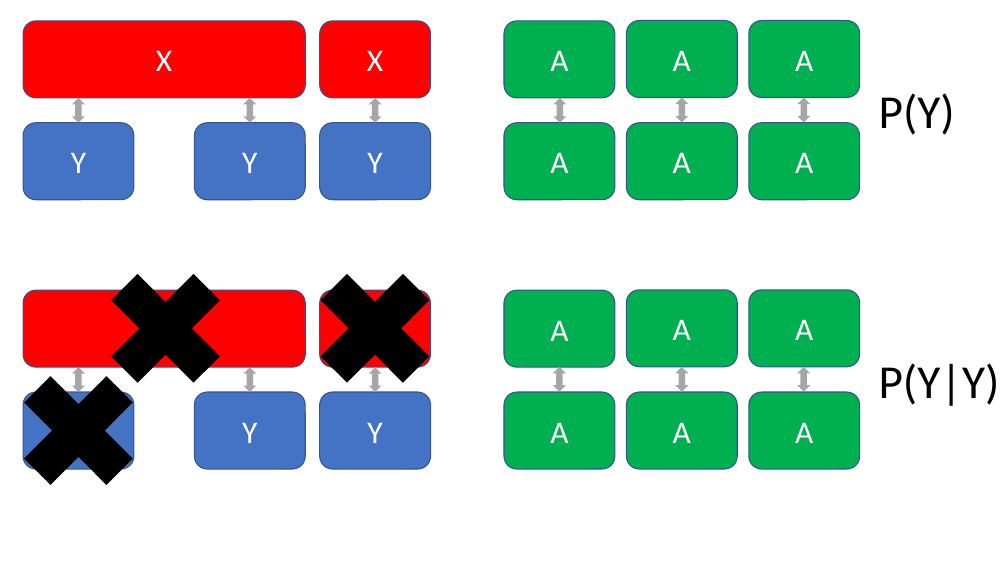
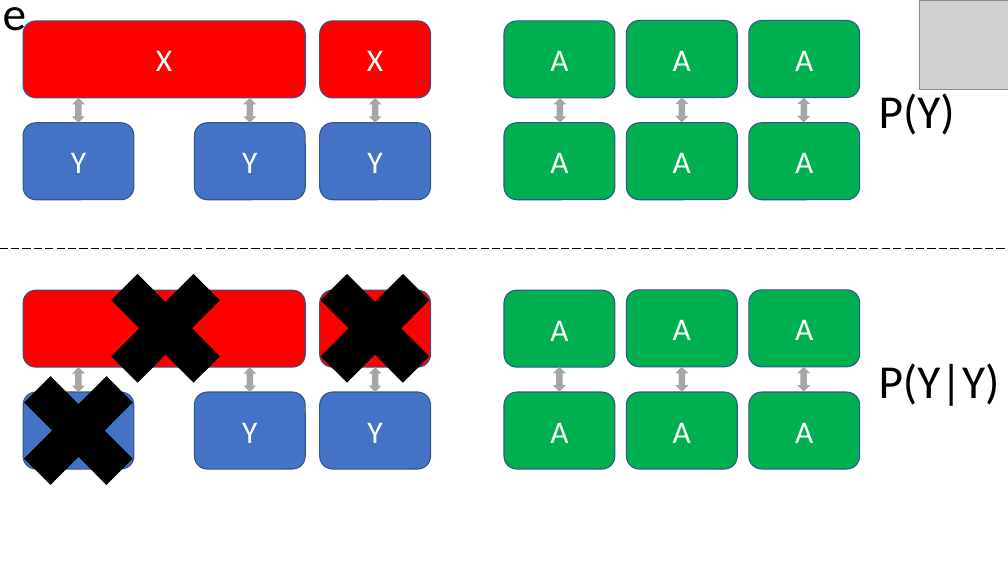
Before and after one commit to coleoguy/Sex-Autosome-Fusion, a slide deck: slide 5 of AppendixFigures.pptx (slide 2 before the commit). Drawn at 1008x567 pixels with LibreOffice and Linux fonts; fonts in the diff are those of the drawing; grey boxes stand for pictures. Boxes give left, top, right and bottom in pixels: in the first picture for what was removed or moved away, otherwise in the second. Text is boxed around its words. In the diff, an @@ line names an element or a change of style, - is before the commit and + after.

```diff
--- a/AppendixFigures.pptx
+++ b/AppendixFigures.pptx
@@ text added at box(3, 7, 26, 43), 45 pt, text #000000 @@
+e
@@ picture added at box(920, 0, 1008, 89) @@
@@ line added from (0, 249) to (1008, 249), #000000 1 pt dashed @@
```
Also in this commit, not shown: 4 other slides changed, 3 other files.
